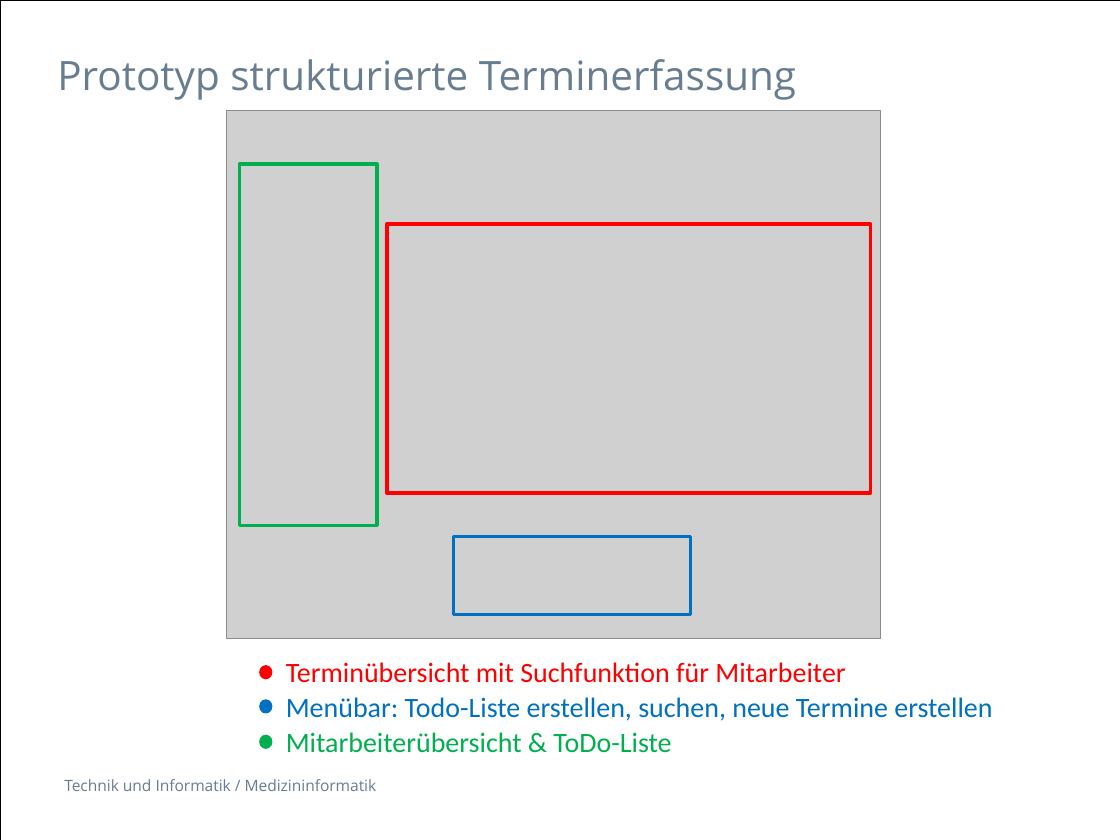
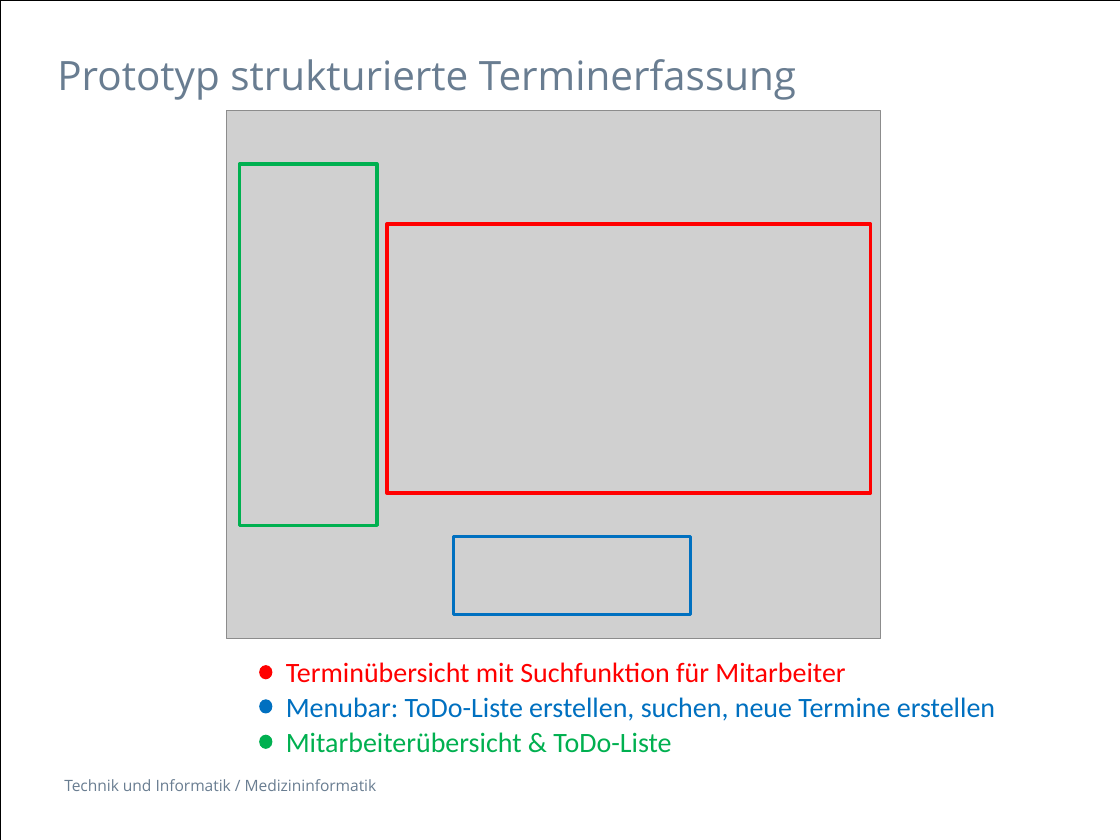
Before and after one commit to selvs1/ePsyDoc, a slide deck: slide 14 of doc/task-01/Präsentation/Task1_Doctor_Addiction.pptx. Drawn at 1120x840 pixels with LibreOffice and Linux fonts; fonts in the diff are those of the drawing; grey boxes stand for pictures. Boxes give left, top, right and bottom in pixels: in the first picture for what was removed or moved away, otherwise in the second. Text is boxed around its words. In the diff, an @@ line names an element or a change of style, - is before the commit and + after.

```diff
--- a/doc/task-01/Präsentation/Task1_Doctor_Addiction.pptx
+++ b/doc/task-01/Präsentation/Task1_Doctor_Addiction.pptx
@@ text at (x1=286, y1=697, x2=995, y2=721): text changed @@
-Menübar: Todo-Liste erstellen, suchen, neue Termine erstellen
+Menubar: ToDo-Liste erstellen, suchen, neue Termine erstellen
```
Also in this commit, not shown: 3 other slides changed.
